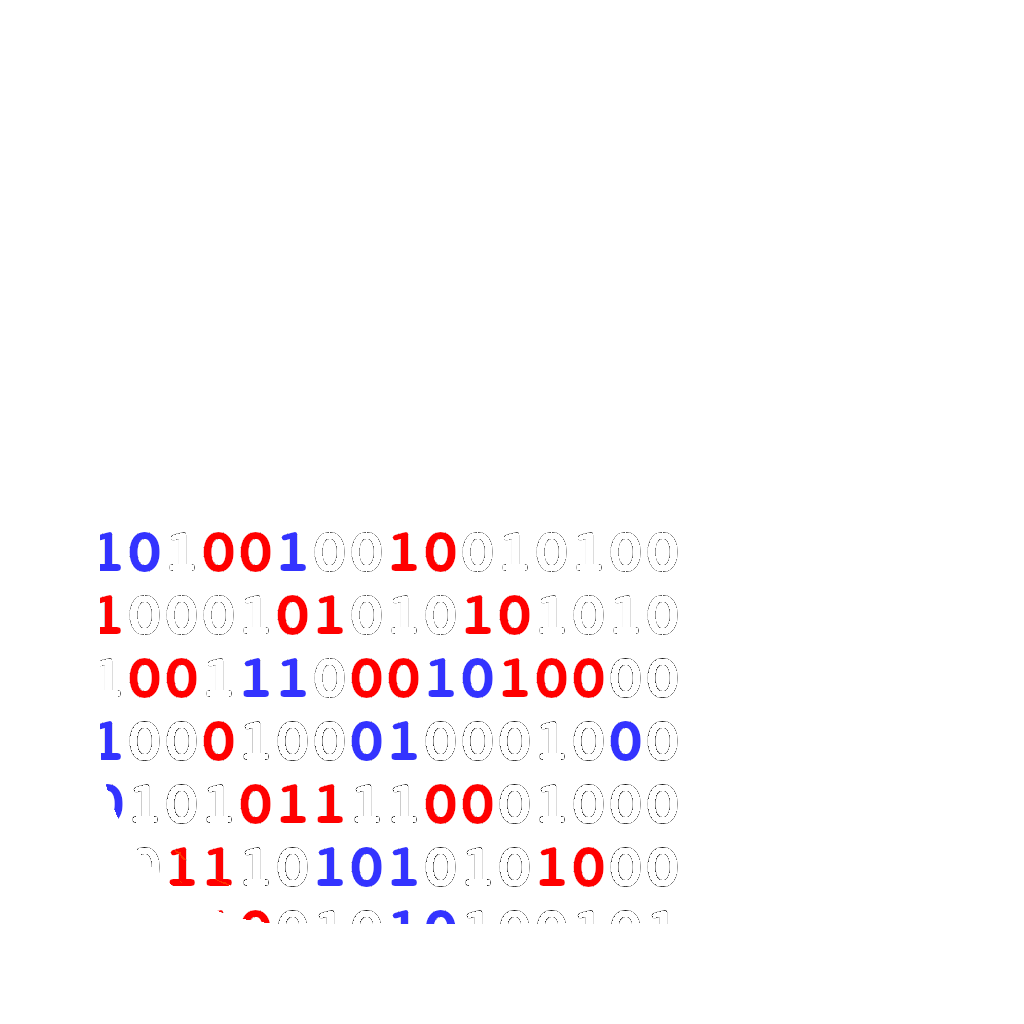
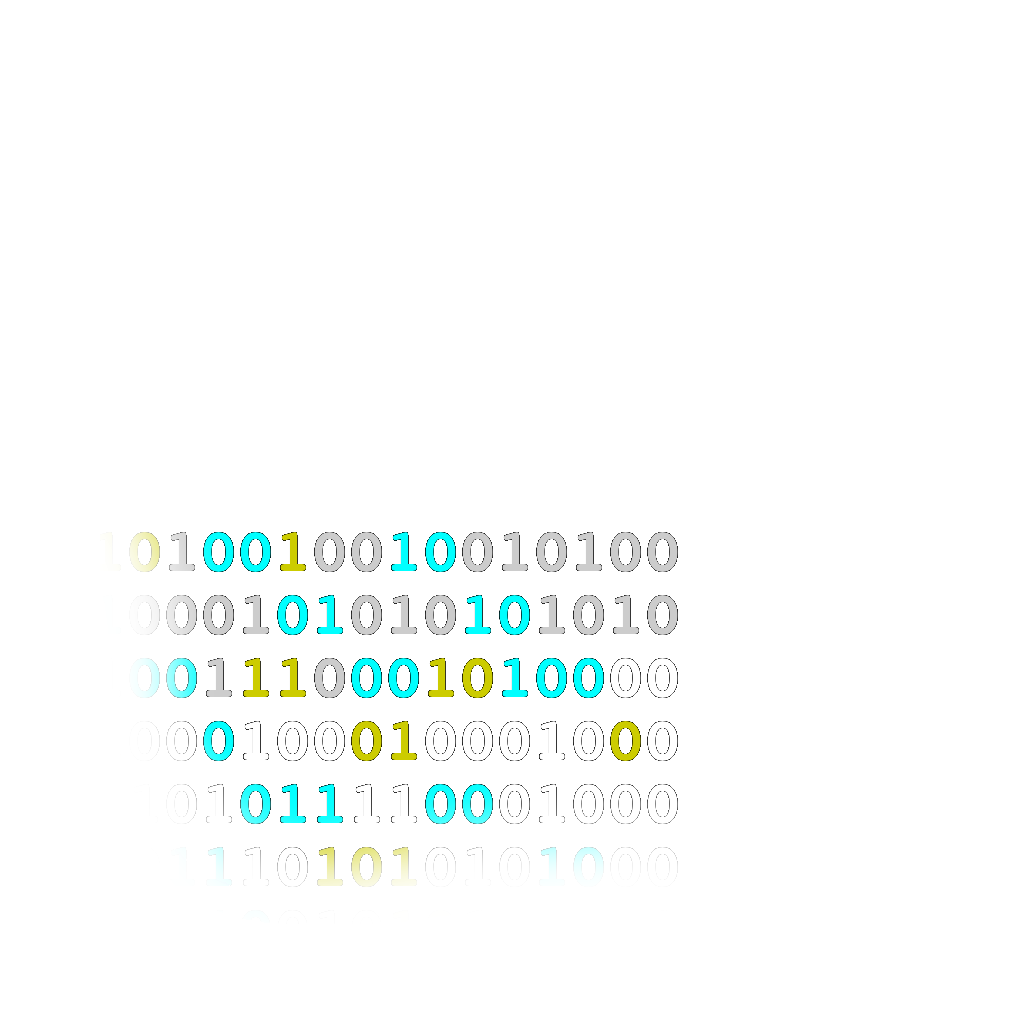
Two versions of the same layered image (1024px x 1024px). Layer-by-layer changes:
painted on "Livello incollato" over (100, 532, 678, 924)
